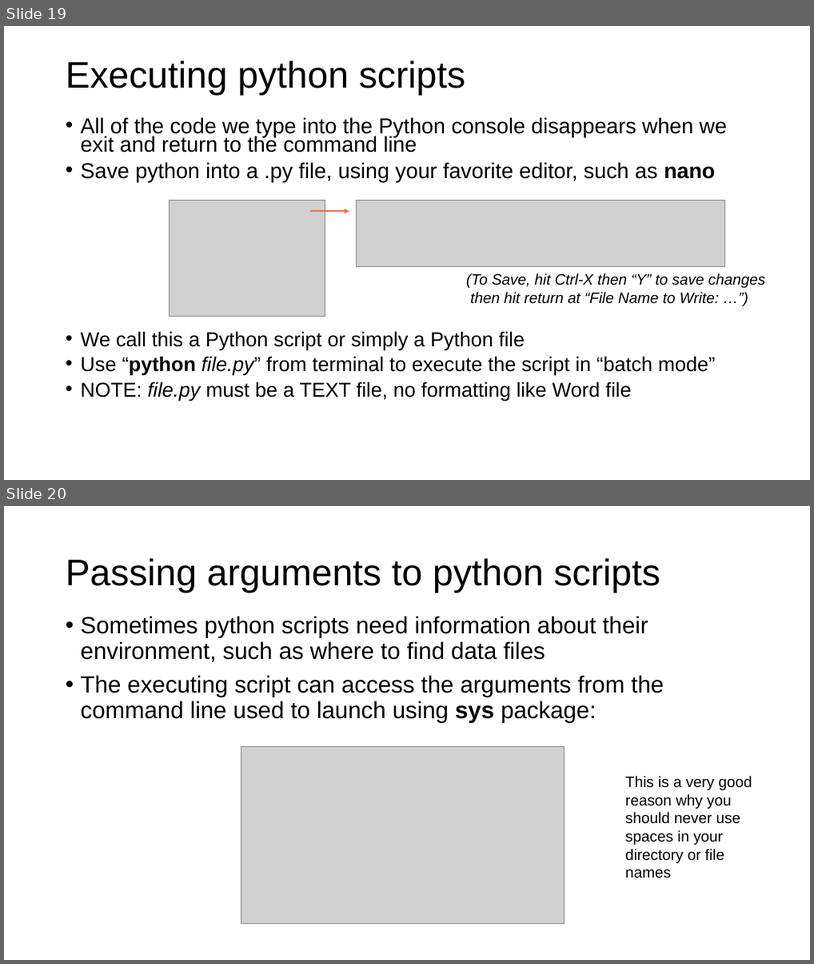
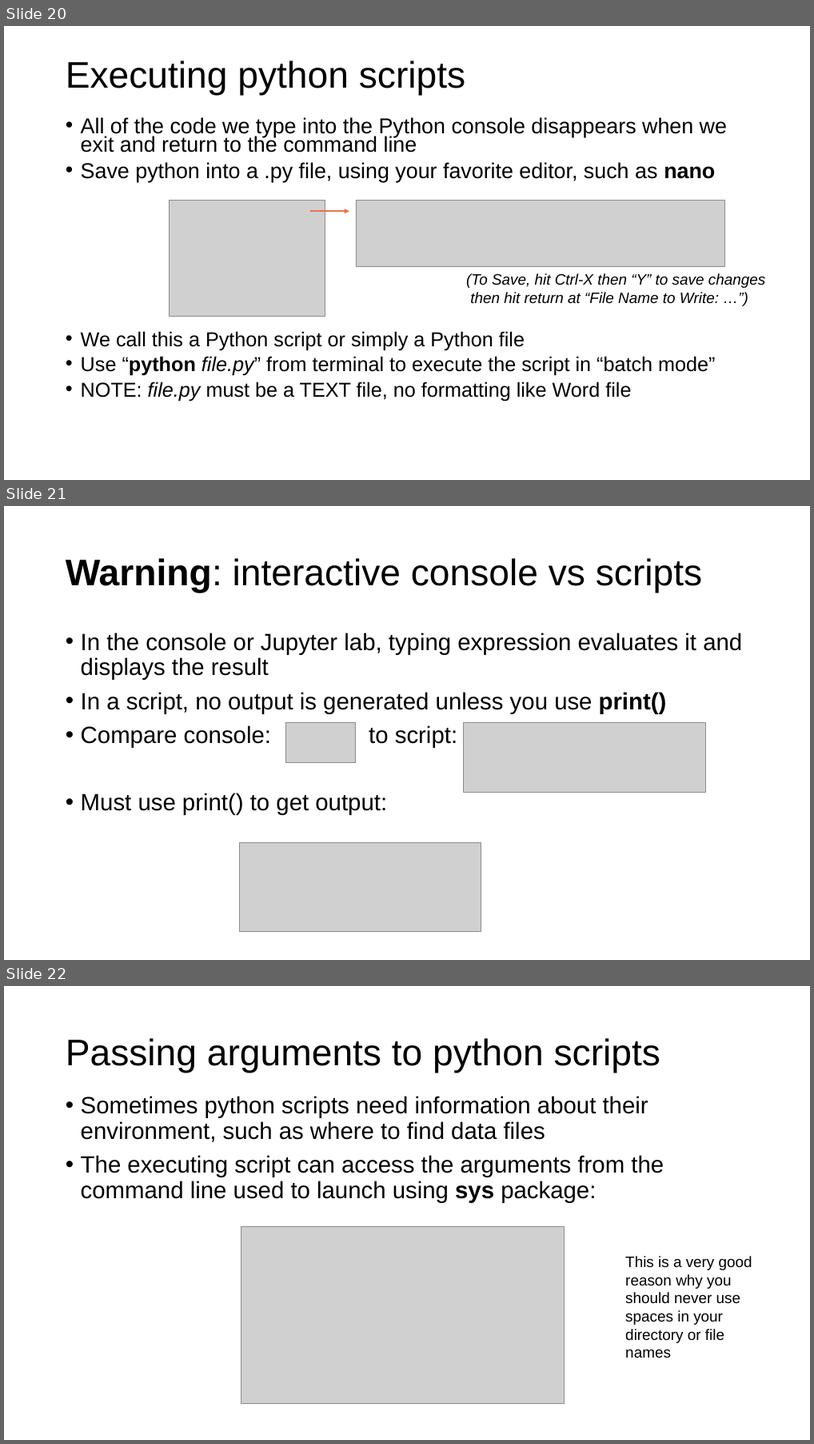
Before and after one commit to parrt/msds501, a slide deck: slides/terminal.pptx. Shown one above the other, each under a label of ours: slides 19 and 20 before the commit, slides 20, 21 and 22 after it. The pictures are 814x964 and 814x1444 pixels, drawn with LibreOffice and Linux fonts; fonts in the diff are those of the drawing; grey boxes stand for pictures; background and template pictures are left out. Boxes give left, top, right and bottom in pixels: in the first picture for what was removed or moved away, otherwise in the second. Text is boxed around its words. In the diff, an @@ line names an element or a change of style, - is before the commit and + after.

```diff
--- a/slides/terminal.pptx
+++ b/slides/terminal.pptx
@@ slide 21 added at [4, 506, 810, 960], background #FFFFFF @@
@@ title added at [66, 558, 702, 593], 44 pt, text #000000 @@
+Warning: interactive console vs scripts
@@ text added at [81, 632, 742, 815], 28 pt, text #000000 @@
+• In the console or Jupyter lab, typing expression evaluates it and displays the result
+• In a script, no output is generated unless you use print()
+• Compare console: to script:
+• Must use print() to get output:
@@ picture added at [286, 723, 355, 763] @@
@@ picture added at [464, 723, 706, 792] @@
@@ picture added at [240, 842, 482, 932] @@
@@ what was slide 19 is now slide 20 @@
@@ what was slide 20 is now slide 22 @@
```
Also in this commit, not shown: 1 other slide added, 2 other files.
